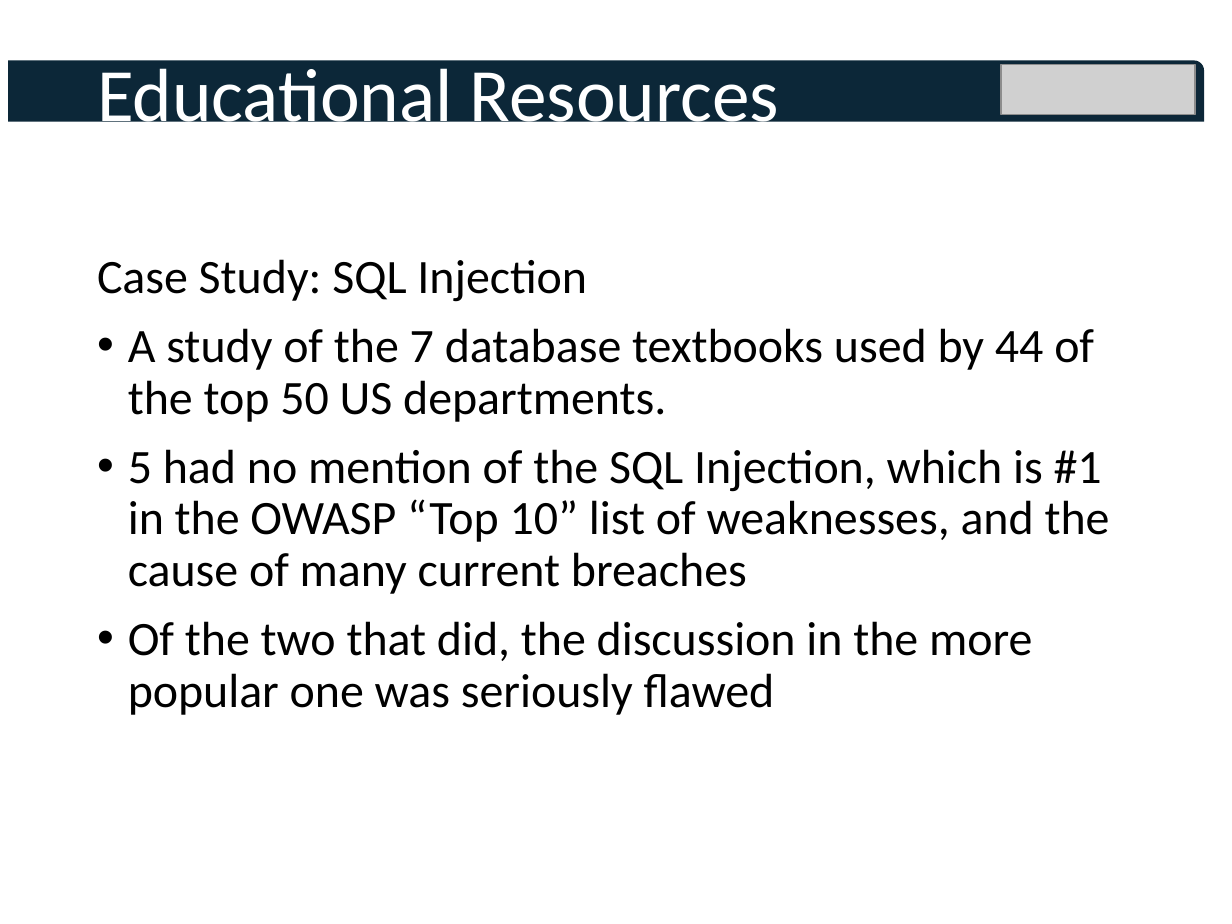
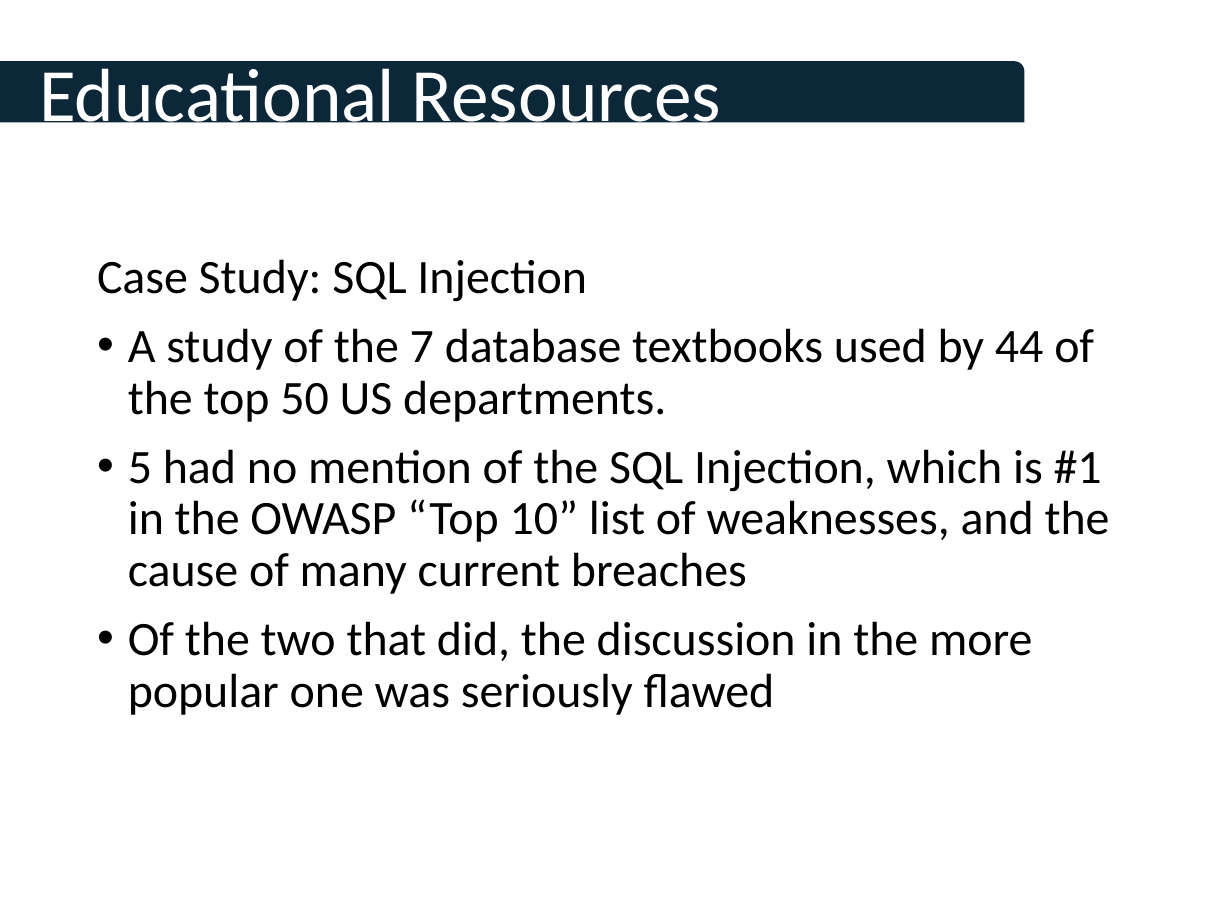
Before and after one commit to tomcrick/FIE2019, a slide deck: slide 4 of TalkatFI2019.pptx. Drawn at 1232x924 pixels with LibreOffice and Linux fonts; fonts in the diff are those of the drawing; grey boxes stand for pictures; background and template pictures are left out. Boxes give left, top, right and bottom in pixels: in the first picture for what was removed or moved away, otherwise in the second. Text is boxed around its words. In the diff, an @@ line names an element or a change of style, - is before the commit and + after.

```diff
--- a/TalkatFI2019.pptx
+++ b/TalkatFI2019.pptx
@@ title "Educational Resources" moved from (x1=97, y1=59, x2=779, y2=139) to (x1=39, y1=59, x2=721, y2=139) @@
@@ round rect added at (x1=0, y1=62, x2=1025, y2=123), fill #0C2738 @@
@@ round rect removed at (x1=9, y1=60, x2=1205, y2=122) @@
@@ picture removed at (x1=1002, y1=64, x2=1195, y2=115) @@
```
Also in this commit, not shown: 10 other slides changed.
